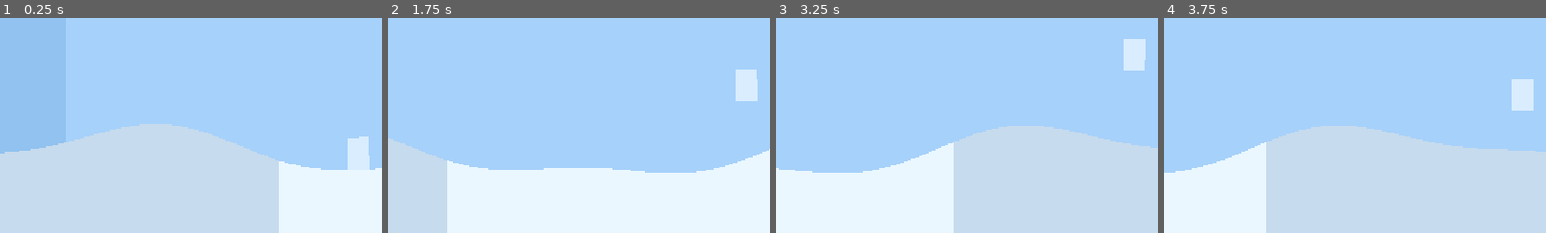
Above: before the commit, frames 1-4 (left to right).
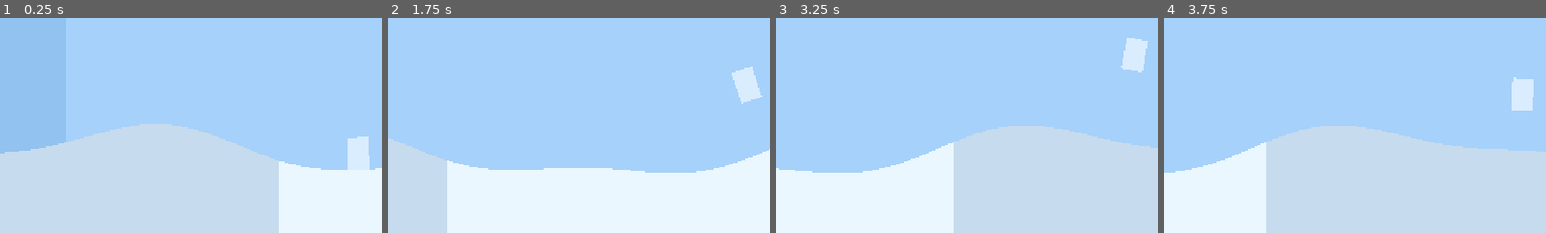
Above: after the commit, the same moments.

Repository: Kiernan-Hub/Aurora
Game: Godot game, scene res://scenes/main.tscn
The game is run twice, just before and just after one commit, with the same random seed, the same clock (stepped at 60 frames per second) and the same inputs.
Inputs:
- Up to frame 1 (0.25 s): no input
- Up to frame 2 (1.75 s): tap Enter (ui_accept) at 0.5, 0.77, 1.52 s
- Up to frame 3 (3.25 s): tap Enter (ui_accept) at 3.02 s
- Up to frame 4 (3.75 s): no input
The pictures show only the part of the screen within x 3-53%, y 22-72%; the shares and areas given below are measured in that part.

The runs differ from the first frame. In frame 1, less than 0.1% of the frame differs, in the area x 93-94%, y 55-56%; in frame 2, 0.2%, in the area x 90-98%, y 22-40%; in frame 3, 0.1%; in frame 4, less than 0.1%.

Commit message:
square not touching ground perfectly

Diff:
--- a/scripts/player/player.gd
+++ b/scripts/player/player.gd
@@ -9,9 +9,11 @@
 const ROTATION_SMOOTHNESS: float = 12.0
 
 @onready var color_rect: ColorRect = $ColorRect
+@onready var terrain_generator: TerrainGenerator = get_node_or_null("../TerrainGenerator") as TerrainGenerator
 
 var speed_manager: RefCounted
 var did_print_velocity: bool = false
+var debug_rotation_timer: float = 0.0
 
 
 func _ready() -> void:
@@ -22,10 +24,19 @@
 	velocity = Vector2(speed_manager.current_speed, 0.0)
 	color_rect.color = Color(0.85, 0.93, 1.0)
 	color_rect.pivot_offset = color_rect.size * 0.5
+	if terrain_generator == null:
+		push_error("Player requires a TerrainGenerator sibling.")
 
 
 func _physics_process(delta: float) -> void:
 	speed_manager.update(delta)
+	if terrain_generator != null:
+		var terrain_angle: float = terrain_generator.get_slope_angle_at_x(global_position.x)
+		color_rect.rotation = lerp_angle(color_rect.rotation, terrain_angle, ROTATION_SMOOTHNESS * delta)
+		debug_rotation_timer += delta
+		if debug_rotation_timer >= 0.5:
+			debug_rotation_timer = 0.0
+			print("player x=", global_position.x, " slope_angle=", terrain_angle, " rotation=", color_rect.rotation)
 
 	if is_on_floor() and Input.is_action_just_pressed("ui_accept"):
 		velocity.y = JUMP_VELOCITY
@@ -33,15 +44,9 @@
 	if is_on_floor() and velocity.y >= 0.0:
 		var slope_tangent: Vector2 = get_slope_tangent()
 		velocity = slope_tangent * speed_manager.current_speed
-		var target_rotation: float = slope_tangent.angle()
-		color_rect.rotation = lerp_angle(color_rect.rotation, target_rotation, ROTATION_SMOOTHNESS * delta)
 	else:
 		velocity.x = speed_manager.current_speed
 		velocity.y += GRAVITY * delta
-		color_rect.rotation = lerp_angle(color_rect.rotation, 0.0, ROTATION_SMOOTHNESS * delta)
-
-	if Engine.get_physics_frames() % 60 == 0:
-		print(velocity)
 
 	move_and_slide()
 
--- a/scripts/terrain/terrain_generator.gd
+++ b/scripts/terrain/terrain_generator.gd
@@ -23,6 +23,7 @@
 
 const LIGHT_CHUNK_COLOR: Color = Color(0.92, 0.97, 1.0)
 const DARK_CHUNK_COLOR: Color = Color(0.78, 0.86, 0.93)
+const SLOPE_SAMPLE_DISTANCE: float = 2.0
 
 
 func _ready() -> void:
@@ -126,6 +127,12 @@
 	return surface_y_offset + broad_hill + detail_hill
 
 
+func get_slope_angle_at_x(world_x: float) -> float:
+	var left_height: float = get_terrain_height(world_x - SLOPE_SAMPLE_DISTANCE)
+	var right_height: float = get_terrain_height(world_x + SLOPE_SAMPLE_DISTANCE)
+	return atan2(right_height - left_height, SLOPE_SAMPLE_DISTANCE * 2.0)
+
+
 func apply_chunk_color(chunk: StaticBody2D, chunk_index: int) -> void:
 	var terrain_fill: Polygon2D = chunk.get_node_or_null("TerrainFill") as Polygon2D
 	if terrain_fill == null:
